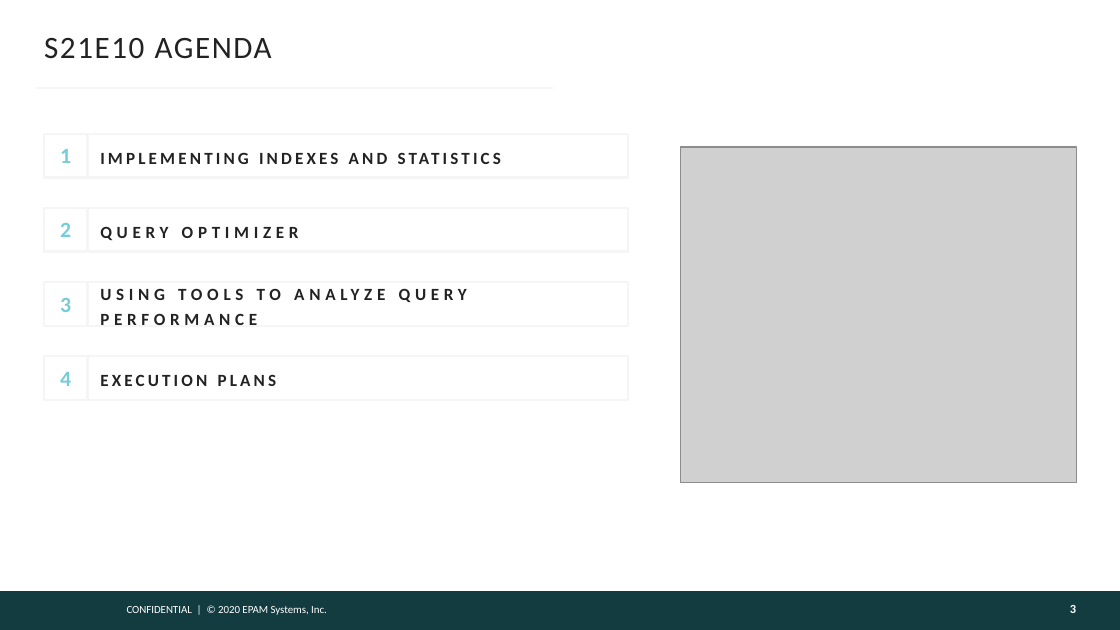
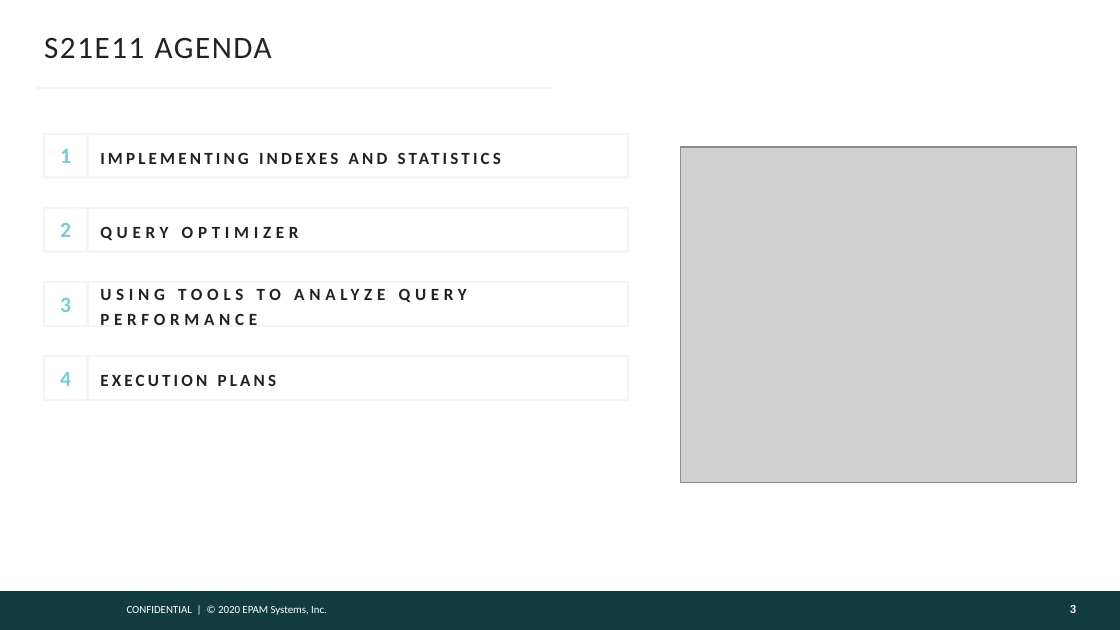
Before and after one commit to AndreyQC/MSBI.Lab, a slide deck: slide 3 of MSBI.E11-SQL/MSBI.Dev.S20E11.pptx. Drawn at 1120x630 pixels with LibreOffice and Linux fonts; fonts in the diff are those of the drawing; grey boxes stand for pictures; background and template pictures are left out. Boxes give left, top, right and bottom in pixels: in the first picture for what was removed or moved away, otherwise in the second. Text is boxed around its words. In the diff, an @@ line names an element or a change of style, - is before the commit and + after.

Commit message:
S21E11 Fixed typo in presentation

```diff
--- a/MSBI.E11-SQL/MSBI.Dev.S20E11.pptx
+++ b/MSBI.E11-SQL/MSBI.Dev.S20E11.pptx
@@ title at [44,38,272,59]: text changed @@
-S21E10 AGENDA
+S21E11 AGENDA
```
